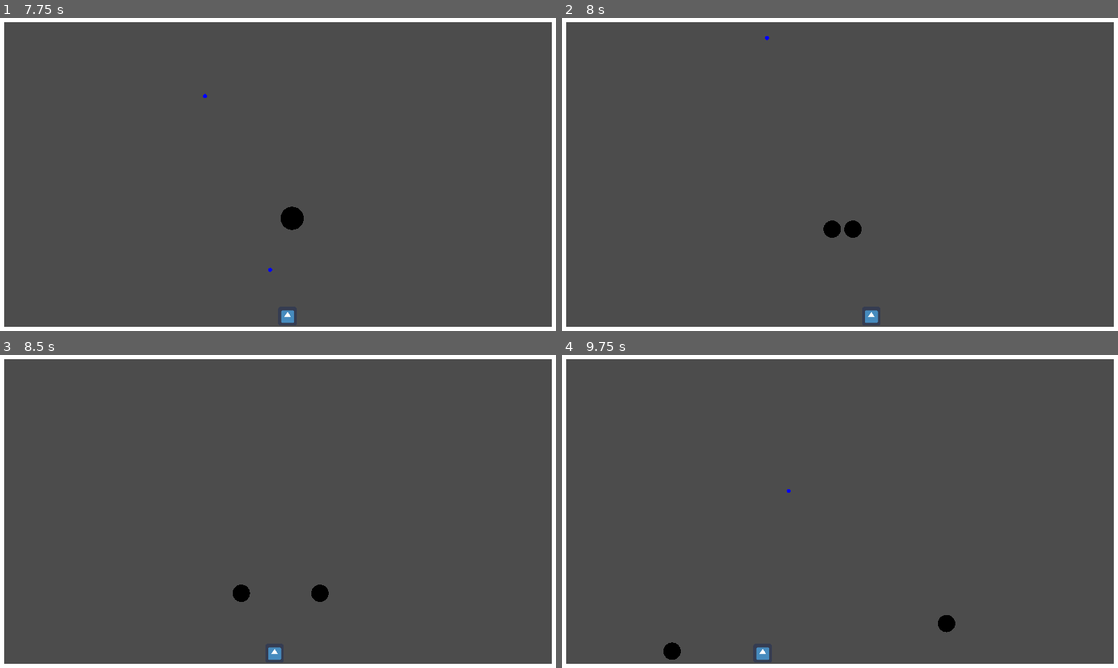
Above: before the commit, frames 1-4 (two rows, left to right).
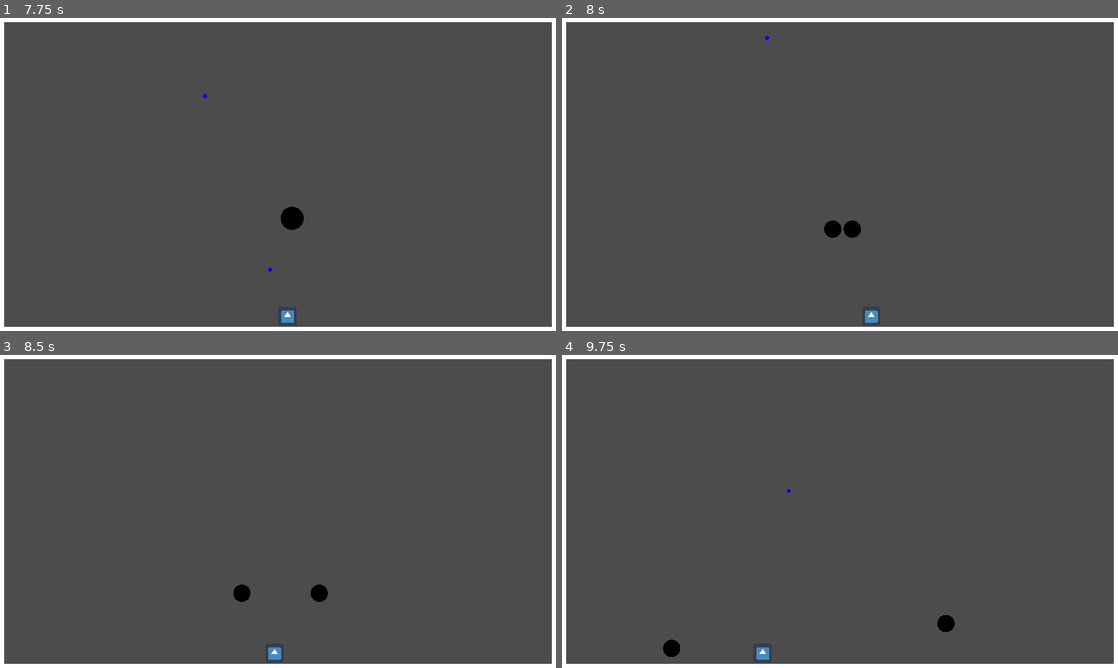
Above: after the commit, the same moments.

Repository: MaeIsBad/pang
Game: Godot game, scene res://Maps/TestScene.tscn
Two runs of this game, one before a commit and one after it. Both use one fixed random seed, a clock stepped at 60 frames per second and the inputs below. The engine's default icon, where the game draws it, is replaced by a stand-in: a white triangle on a blue panel in a dark square. Sound files missing from this copy of the repository are replaced by a short silence.
Inputs:
- Up to frame 1 (7.75 s): tap Enter (ui_accept) at 0.5, 0.77, 1.52, 3.02, 3.77, 4.52, 6.02, 6.77, 7.52 s; hold Right (ui_right) 0.53-1.28 s; hold Left (ui_left) 1.28-2.03 s; hold Right (ui_right) 2.03-3.53 s; hold Left (ui_left) 3.53-5.78 s; hold Right (ui_right) from 5.78 s (still down)
- Up to frame 2 (8 s): keep holding Right (ui_right)
- Up to frame 3 (8.5 s): release Right (ui_right) at 8.03 s; hold Left (ui_left) from 8.03 s (still down)
- Up to frame 4 (9.75 s): tap Enter (ui_accept) at 9.02 s; release Left (ui_left) at 9.53 s; hold Right (ui_right) from 9.53 s (still down)

Frame 1 is identical in both runs. In frame 2, less than 0.1% of the frame differs, in the area x 47-54%, y 64-71%; in frame 3, less than 0.1%; in frame 4, less than 0.1%, in the area x 18-71%, y 83-98%.

Commit message:
Disable collision between balls

Diff:
--- a/Ball/Ball.gd
+++ b/Ball/Ball.gd
@@ -33,6 +33,8 @@
 		var parent = get_parent()
 		parent.call_deferred("add_child", spawn_child_ball())
 		parent.call_deferred("add_child", spawn_child_ball(true))
+
+	# TODO: Despawn the ball instantly without waiting for the sound to finish
 	$PopSound.play()
 	visible = false
 	$CollisionShape2D.free()
--- a/Ball/Ball.tscn
+++ b/Ball/Ball.tscn
@@ -11,6 +11,7 @@
 
 [node name="Ball" type="RigidBody2D"]
 position = Vector2( 839, 470 )
+collision_layer = 0
 physics_material_override = SubResource( 3 )
 linear_damp = 0.0
 angular_damp = 0.0
